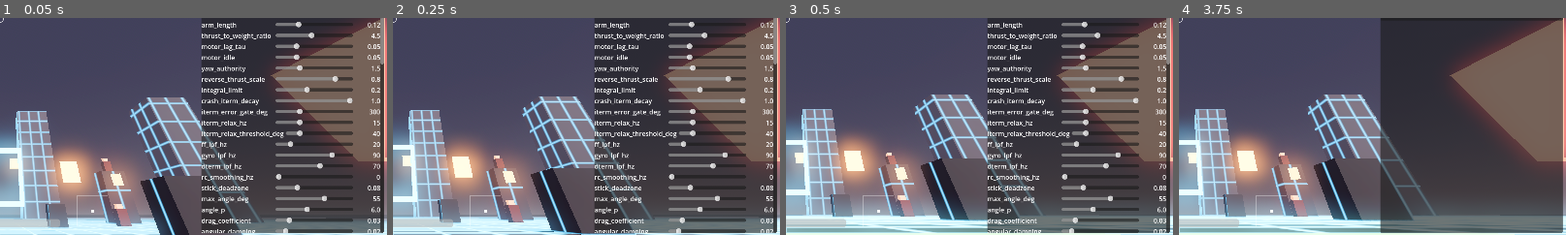
Above: before the commit, frames 1-4 (left to right).
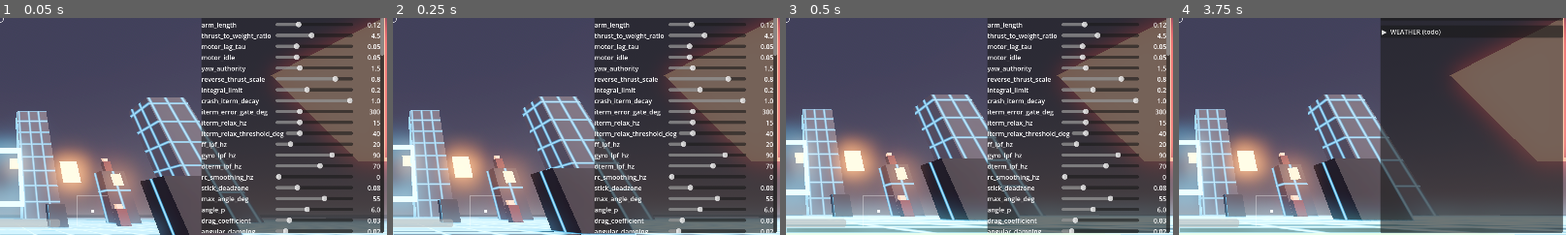
Above: after the commit, the same moments.

Repository: EhudVardi/QuadShot
Game: Godot game, scene res://scenes/main.tscn
Same seed, same stepped clock (60 frames per second), same inputs: the game is played once before the commit and once after it.
Inputs (mouse positions are % of the whole screen's width and height, from its top left):
- Up to frame 1 (0.05 s): no input
- Up to frame 2 (0.25 s): no input
- Up to frame 3 (0.5 s): no input
- Up to frame 4 (3.75 s): click (87, 36) at 0.52 s; type "Alex" at 0.6 s; click "Save" at 1.25 s; click "Load" at 2 s; click "Defaults" at 2.75 s; click "▼ FLIGHT" at 3.5 s
The pictures show only the part of the screen within x 50-100%, y 50-100%; the shares and areas given below are measured in that part.

The runs differ from the first frame. In frame 1, less than 0.1% of the frame differs, in the area x 98-100%, y 16-22%; in frame 2, less than 0.1%; in frame 3, less than 0.1%; in frame 4, 0.8%, in the area x 52-100%, y 3-9%.

Commit message:
Pause mode: slow-mo + autopilot hold + paused binding context; weather stub
BeamNG-style pause (user idea, born from the typing-fires-blaster
caveat): pause_toggle (default P) or the stateful pause_switch slows
Engine.time_scale to pause_time_scale (FlightConfig, default 0.03)
instead of stopping - physics keeps ticking. While paused:

- InputBindings switches to a SECOND mapping context (bindings_paused):
  gameplay actions unbound there by default, so typing preset names or
  rebinding can't fire weapons; players can deliberately bind slow-mo
  controls. System actions (pause/overlay) always apply from the
  flight set so unpausing is never locked out. BINDINGS section gains
  a context dropdown (flight/paused).
- The drone's autopilot holds position: level-and-brake attitude via
  the angle-mode loop (autopilot_tilt_deg_per_ms) plus hover-centered
  collective (autopilot_climb_gain) - the pilot tunes in peace while
  the drone parks itself mid-air.
- HUD shows a SLOW-MO banner; main guards pause toggling while a
  LineEdit has focus (P is a default key binding).

Also: WEATHER overlay section as an explicit TODO stub - WeatherConfig
(wind heading/speed/gust, precipitation, fog, heat) persisted and
tunable but driving nothing yet, placed to entice the P1.6
implementation. Design doc logs both as v1.4.

Diff:
--- a/resources/default_flight_config.tres
+++ b/resources/default_flight_config.tres
@@ -38,4 +38,7 @@
 chase_distance = 3.5
 chase_height = 1.2
 chase_smoothing = 8.0
+pause_time_scale = 0.03
+autopilot_tilt_deg_per_ms = 4.0
+autopilot_climb_gain = 0.08
 arm_throttle_threshold = 0.05
--- /dev/null
+++ b/resources/default_weather_config.tres
@@ -0,0 +1,12 @@
+[gd_resource type="Resource" script_class="WeatherConfig" load_steps=2 format=3]
+
+[ext_resource type="Script" path="res://resources/weather_config.gd" id="1_wthr"]
+
+[resource]
+script = ExtResource("1_wthr")
+wind_heading_deg = 0.0
+wind_speed_ms = 0.0
+wind_gust_ms = 0.0
+precipitation = 0.0
+fog_amount = 0.0
+heat_wave = 0.0
--- a/resources/flight_config.gd
+++ b/resources/flight_config.gd
@@ -119,6 +119,17 @@
 ## Exponential smoothing rate (1/s) for the chase camera follow.
 @export var chase_smoothing: float = 8.0
 
+@export_group("Pause & Autopilot")
+## BeamNG-style pause: time slows to this scale rather than stopping (the
+## physics needs ticks to flow). Driven by the pause_toggle / pause_switch
+## bindings; while paused the "paused" binding context is active.
+@export var pause_time_scale: float = 0.03
+## Pause-mode position hold: tilt (deg) commanded per m/s of horizontal
+## drift — the autopilot brakes and levels the drone while time crawls.
+@export var autopilot_tilt_deg_per_ms: float = 4.0
+## Collective added per m/s of vertical drift (centered on hover throttle).
+@export var autopilot_climb_gain: float = 0.08
+
 @export_group("Arming")
 ## Arming is refused above this throttle fraction (safety, handoff §6.6).
 @export var arm_throttle_threshold: float = 0.05
--- a/resources/input_bindings.gd
+++ b/resources/input_bindings.gd
@@ -15,7 +15,13 @@
 const ACTIONS: Array[StringName] = [
 	&"arm_toggle", &"arm_switch", &"reset_drone", &"flight_mode_toggle",
 	&"camera_toggle", &"fire", &"fire_missile", &"missile_auto_switch",
-	&"overlay_toggle",
+	&"pause_toggle", &"pause_switch", &"overlay_toggle",
+]
+
+## Always bound from the flight (resumed) set, in BOTH contexts — pausing
+## must never lock the player out of unpausing or the overlay.
+const SYSTEM_ACTIONS: Array[StringName] = [
+	&"pause_toggle", &"pause_switch", &"overlay_toggle",
 ]
 
 enum Kind { KEY, JOY_BUTTON, JOY_AXIS }
@@ -23,10 +29,18 @@
 ## action name (String) -> Array of {"kind": int, "code": int, "sign": float}.
 ## sign is the trigger direction for JOY_AXIS bindings, unused otherwise.
 @export var bindings: Dictionary = {}
+## Second mapping set, active during pause (slow-mo). Gameplay actions are
+## unbound here by default, so typing in overlay fields while paused can't
+## fire weapons; the player may deliberately bind slow-mo controls.
+@export var bindings_paused: Dictionary = {}
+
+## Which context apply() writes onto the InputMap (runtime state, not saved).
+var paused_context_active: bool = false
 
 
 func _init() -> void:
 	bindings = factory_defaults()
+	bindings_paused = {}
 
 
 ## Defaults mirror the project.godot gamepad layout and add keyboard
@@ -41,6 +55,8 @@
 		"fire": [make_key(KEY_SPACE), make_axis(JOY_AXIS_TRIGGER_RIGHT, 1.0)],
 		"fire_missile": [make_key(KEY_F), make_axis(JOY_AXIS_TRIGGER_LEFT, 1.0)],
 		"missile_auto_switch": [],
+		"pause_toggle": [make_key(KEY_P)],
+		"pause_switch": [],
 		"overlay_toggle": [make_key(KEY_TAB), make_button(JOY_BUTTON_START)],
 	}
 
@@ -59,6 +75,12 @@
 
 ## Rewrites the live InputMap from the stored bindings. Actions missing from
 ## the project (e.g. arm_switch) are created on the fly.
+## Switches the live InputMap between the flight and paused mapping sets.
+func apply_context(paused: bool) -> void:
+	paused_context_active = paused
+	apply()
+
+
 func apply() -> void:
 	# 2026-07-16 rename: saved configs may still carry the old action name.
 	if bindings.has("missile_auto"):
@@ -70,27 +92,36 @@
 		if not InputMap.has_action(action):
 			InputMap.add_action(action, 0.5)
 		InputMap.action_erase_events(action)
-		for binding: Dictionary in bindings.get(String(action), []):
+		for binding: Dictionary in _set_for(action, paused_context_active).get(String(action), []):
 			InputMap.action_add_event(action, _to_event(binding))
 
 
-func add_binding(action: StringName, binding: Dictionary) -> void:
-	var list: Array = bindings.get(String(action), [])
+## The dict an action reads from in the given context: system actions always
+## use the flight set, everything else uses the context's set.
+func _set_for(action: StringName, paused: bool) -> Dictionary:
+	if paused and not SYSTEM_ACTIONS.has(action):
+		return bindings_paused
+	return bindings
+
+
+func add_binding(action: StringName, binding: Dictionary, paused: bool = false) -> void:
+	var target: Dictionary = _set_for(action, paused)
+	var list: Array = target.get(String(action), [])
 	if not list.has(binding):
 		list.append(binding)
-	bindings[String(action)] = list
+	target[String(action)] = list
 	apply()
 
 
-func clear_action(action: StringName) -> void:
-	bindings[String(action)] = []
+func clear_action(action: StringName, paused: bool = false) -> void:
+	_set_for(action, paused)[String(action)] = []
 	apply()
 
 
 ## Short human-readable summary for the overlay row.
-func describe(action: StringName) -> String:
+func describe(action: StringName, paused: bool = false) -> String:
 	var parts: PackedStringArray = []
-	for binding: Dictionary in bindings.get(String(action), []):
+	for binding: Dictionary in _set_for(action, paused).get(String(action), []):
 		match int(binding.get("kind", Kind.KEY)):
 			Kind.JOY_BUTTON:
 				parts.append("btn%d" % int(binding.get("code", 0)))
--- /dev/null
+++ b/resources/weather_config.gd
@@ -0,0 +1,36 @@
+class_name WeatherConfig
+extends TunableConfig
+
+## ⚠ TODO STUB — none of these fields are wired into the simulation yet.
+## This group exists to shape the work (GAMEPLAY-DESIGN.md P1.6: weather as
+## per-sector battlefield modifier packs). Planned order: dynamic wind first
+## (honest external forces on the airframe — never bending the flight model),
+## then precipitation/fog/heat as visibility, sensor and thermal modifiers.
+
+@export_group("Wind (TODO)")
+## Compass heading the wind blows FROM, degrees.
+@export var wind_heading_deg: float = 0.0
+## Steady wind speed, m/s.
+@export var wind_speed_ms: float = 0.0
+## Gust amplitude on top of the steady wind, m/s.
+@export var wind_gust_ms: float = 0.0
+
+@export_group("Conditions (TODO)")
+## 0 = dry … 1 = downpour (visibility, lens, sensor penalties).
+@export var precipitation: float = 0.0
+## 0 = clear … 1 = soup (visual + missile-lock range compression).
+@export var fog_amount: float = 0.0
+## 0 = mild … 1 = heat wave (motor thermal pressure at sustained throttle).
+@export var heat_wave: float = 0.0
+
+
+const SAVE_PATH: String = "user://weather_config.tres"
+const DEFAULTS_PATH: String = "res://resources/default_weather_config.tres"
+
+
+func save_path() -> String:
+	return SAVE_PATH
+
+
+func defaults_path() -> String:
+	return DEFAULTS_PATH
--- a/scenes/dev_map.tscn
+++ b/scenes/dev_map.tscn
@@ -17,10 +17,12 @@
 [ext_resource type="PackedScene" path="res://scenes/ui/draft_screen.tscn" id="16_draft"]
 [ext_resource type="Resource" path="res://resources/default_look_config.tres" id="17_lookcfg"]
 [ext_resource type="Resource" path="res://resources/default_input_bindings.tres" id="18_bind"]
+[ext_resource type="Resource" path="res://resources/default_weather_config.tres" id="19_wthr"]
 
 [node name="Main" type="Node3D"]
 script = ExtResource("4_main")
 combat_config = ExtResource("7_ccfg")
+input_bindings = ExtResource("18_bind")
 
 [node name="DevRoom" parent="." instance=ExtResource("1_devroom")]
 
@@ -52,6 +54,7 @@
 audio_config = ExtResource("14_acfg")
 look_config = ExtResource("17_lookcfg")
 input_bindings = ExtResource("18_bind")
+weather_config = ExtResource("19_wthr")
 
 [node name="Hud" parent="." instance=ExtResource("9_hud")]
 
--- a/scenes/main.tscn
+++ b/scenes/main.tscn
@@ -17,10 +17,12 @@
 [ext_resource type="PackedScene" path="res://scenes/ui/draft_screen.tscn" id="16_draft"]
 [ext_resource type="Resource" path="res://resources/default_look_config.tres" id="17_lookcfg"]
 [ext_resource type="Resource" path="res://resources/default_input_bindings.tres" id="18_bind"]
+[ext_resource type="Resource" path="res://resources/default_weather_config.tres" id="19_wthr"]
 
 [node name="Main" type="Node3D"]
 script = ExtResource("4_main")
 combat_config = ExtResource("7_ccfg")
+input_bindings = ExtResource("18_bind")
 
 [node name="Greybox" parent="." instance=ExtResource("1_greybox")]
 
@@ -52,6 +54,7 @@
 audio_config = ExtResource("14_acfg")
 look_config = ExtResource("17_lookcfg")
 input_bindings = ExtResource("18_bind")
+weather_config = ExtResource("19_wthr")
 
 [node name="Hud" parent="." instance=ExtResource("9_hud")]
 
--- a/scripts/drone/flight_controller.gd
+++ b/scripts/drone/flight_controller.gd
@@ -31,6 +31,10 @@
 ## Test hook (scripts/tests/step_response.gd): replaces stick target rates.
 var rate_override_enabled: bool = false
 var rate_override: Vector3 = Vector3.ZERO
+## Pause-mode position hold (set by main while slow-mo pause is active):
+## overrides sticks with a level-and-brake controller so the drone parks
+## itself while the pilot tunes/binds in peace.
+var autopilot: bool = false
 
 ## For the overlay's target-vs-actual readout; zeroed while disarmed.
 var telemetry_target_rates: Vector3 = Vector3.ZERO
@@ -60,6 +64,10 @@
 func _physics_process(delta: float) -> void:
 	_input.poll(config, hover_throttle(), delta)
 	collective = throttle_override if throttle_override >= 0.0 else _input.throttle
+	if autopilot and armed:
+		# Hold altitude around hover throttle; _autopilot_rates() holds level.
+		collective = clampf(hover_throttle()
+				+ config.autopilot_climb_gain * -linear_velocity.y, -1.0, 1.0)
 	_handle_buttons()
 	if armed:
 		_run_rate_control(delta)
@@ -194,6 +202,8 @@
 func _target_rates() -> Vector3:
 	if rate_override_enabled:
 		return rate_override
+	if autopilot:
+		return _autopilot_rates()
 	if flight_mode == FlightMode.ACRO:
 		return _input.rate_command
 	# Angle mode (handoff §6.4): stick deflection → target attitude, and an
@@ -216,6 +226,32 @@
 		_input.rate_command.z)
 
 
+## Pause-mode position hold: tilt against horizontal drift (braking), level
+## out otherwise, yaw frozen; the collective override in _physics_process
+## handles the vertical axis. Reuses the angle-mode attitude loop with
+## computed target angles instead of stick input.
+func _autopilot_rates() -> Vector3:
+	var max_angle: float = deg_to_rad(config.max_angle_deg)
+	var forward: Vector3 = -global_basis.z
+	var right: Vector3 = global_basis.x
+	var forward_flat: Vector3 = Vector3(forward.x, 0.0, forward.z).normalized()
+	var right_flat: Vector3 = Vector3(right.x, 0.0, right.z).normalized()
+	var horizontal: Vector3 = Vector3(linear_velocity.x, 0.0, linear_velocity.z)
+	var tilt: float = deg_to_rad(config.autopilot_tilt_deg_per_ms)
+	var target_pitch: float = clampf(horizontal.dot(forward_flat) * tilt,
+			-max_angle * 0.6, max_angle * 0.6)
+	var target_roll: float = clampf(-horizontal.dot(right_flat) * tilt,
+			-max_angle * 0.6, max_angle * 0.6)
+	var current_pitch: float = asin(clampf(forward.y, -1.0, 1.0))
+	var current_roll: float = asin(clampf(-right.y, -1.0, 1.0))
+	var max_roll: float = deg_to_rad(config.max_rate_deg.x)
+	var max_pitch: float = deg_to_rad(config.max_rate_deg.y)
+	return Vector3(
+			clampf(config.angle_p * (target_roll - current_roll), -max_roll, max_roll),
+			clampf(config.angle_p * (target_pitch - current_pitch), -max_pitch, max_pitch),
+			0.0)
+
+
 ## Body angular velocity mapped to pilot axes. Godot body space: +X right,
 ## +Y up, +Z back (front is -Z); angular_velocity is world-space, and the
 ## basis transpose (= inverse, orthonormal) brings it into body space.
--- a/scripts/main.gd
+++ b/scripts/main.gd
@@ -6,6 +6,9 @@
 ## through their "destroyed" signals; waves flow through the WaveDirector.
 
 @export var combat_config: CombatConfig
+## Shared bindings resource (same instance the overlay edits) — main flips
+## its context when pause engages.
+@export var input_bindings: InputBindings
 
 ## Sample times (s) along the blaster's ballistic path for the HUD gun
 ## funnel — near rings aid close dogfights, far ones show the drop.
@@ -28,6 +31,8 @@
 var _profile: PlayerProfile
 var _combo: float = 1.0
 var _last_kill_time: float = -1000.0
+var _paused_mode: bool = false
+var _pause_switch_was: bool = false
 
 
 func _ready() -> void:
@@ -57,6 +62,7 @@
 			and _drone_health.alive:
 		_drone_health.heal(RunMods.current.regen_rate * delta)
 		_hud.set_health(_drone_health.current, _drone_health.max_health)
+	_handle_pause()
 	if Input.is_action_just_pressed(&"camera_toggle"):
 		if _fpv_camera.current:
 			_chase_camera.make_current()
@@ -70,6 +76,33 @@
 	_update_gun_funnel()
 	var sticks: Array[Vector2] = _drone.stick_positions()
 	_hud.update_sticks(sticks[0], sticks[1])
+
+
+## BeamNG-style pause: time crawls (pause_time_scale) instead of stopping,
+## the paused binding context activates (gameplay keys go quiet for safe
+## typing), and the autopilot parks the drone.
+func _handle_pause() -> void:
+	# Typing in an overlay field must not toggle pause (P is a default key).
+	if get_viewport().gui_get_focus_owner() is LineEdit:
+		return
+	if Input.is_action_just_pressed(&"pause_toggle"):
+		_set_paused(not _paused_mode)
+	if InputMap.has_action(&"pause_switch") \
+			and not InputMap.action_get_events(&"pause_switch").is_empty():
+		var switch_on: bool = Input.is_action_pressed(&"pause_switch")
+		if switch_on != _pause_switch_was:
+			_pause_switch_was = switch_on
+			_set_paused(switch_on)
+
+
+func _set_paused(paused: bool) -> void:
+	_paused_mode = paused
+	Engine.time_scale = _drone.config.pause_time_scale if paused else 1.0
+	_drone.autopilot = paused
+	if input_bindings != null:
+		input_bindings.apply_context(paused)
+	_hud.show_pause(paused)
+	print("[pause] %s" % ("slow-mo engaged, autopilot holding" if paused else "resumed"))
 
 
 func _update_gun_funnel() -> void:
--- a/scripts/ui/debug_overlay.gd
+++ b/scripts/ui/debug_overlay.gd
@@ -18,6 +18,8 @@
 ## Action bindings (keys / joypad buttons / axis-switches). Applied onto the
 ## InputMap at ready and after every change/load/defaults.
 @export var input_bindings: InputBindings
+## TODO stub (GAMEPLAY-DESIGN P1.6): weather tunables, not yet simulated.
+@export var weather_config: WeatherConfig
 
 @onready var _telemetry: Label = $Panel/VBox/TelemetryText
 @onready var _motors_box: VBoxContainer = $Panel/VBox/Motors
@@ -32,6 +34,8 @@
 var _section: VBoxContainer
 ## Non-empty while the BINDINGS section is listening for the next input.
 var _capture_action: StringName = &""
+## Which binding context the BINDINGS rows are editing (flight vs paused).
+var _bindings_edit_paused: bool = false
 ## device -> axis values at capture start (rest positions for switch capture).
 var _capture_rest: Dictionary = {}
 
@@ -67,6 +71,9 @@
 	["chase_height", 0.0, 5.0, 0.1],
 	["chase_smoothing", 1.0, 20.0, 0.5],
 	["arm_throttle_threshold", 0.0, 0.2, 0.01],
+	["pause_time_scale", 0.01, 1.0, 0.01],
+	["autopilot_tilt_deg_per_ms", 0.0, 20.0, 0.5],
+	["autopilot_climb_gain", 0.0, 0.5, 0.01],
 ]
 
 # Vector3 (per-axis) FlightConfig fields: property, slider min/max/step.
@@ -138,6 +145,16 @@
 	["wind_volume", 0.0, 1.0, 0.01],
 ]
 
+## TODO stub rows — fields exist and persist but drive nothing yet (P1.6).
+const _WEATHER_FLOAT_ROWS: Array[Array] = [
+	["wind_heading_deg", -180.0, 180.0, 5.0],
+	["wind_speed_ms", 0.0, 30.0, 0.5],
+	["wind_gust_ms", 0.0, 20.0, 0.5],
+	["precipitation", 0.0, 1.0, 0.05],
+	["fog_amount", 0.0, 1.0, 0.05],
+	["heat_wave", 0.0, 1.0, 0.05],
+]
+
 const _LOOK_FLOAT_ROWS: Array[Array] = [
 	["exposure", 0.2, 3.0, 0.05],
 	["glow_intensity", 0.0, 2.0, 0.05],
@@ -189,6 +206,13 @@
 		_add_section_header("LOOK")
 		_add_preset_bar("look", look_config)
 		_add_config_rows(look_config, _LOOK_FLOAT_ROWS, [])
+	if weather_config != null:
+		_configs.append(weather_config)
+		if weather_config.load_from_user():
+			print("[config] loaded %s" % weather_config.save_path())
+		_add_section_header("WEATHER (todo)")
+		_add_preset_bar("weather", weather_config)
+		_add_config_rows(weather_config, _WEATHER_FLOAT_ROWS, [])
 	$Panel/VBox/Buttons/SaveButton.pressed.connect(_on_save)
 	$Panel/VBox/Buttons/LoadButton.pressed.connect(_on_load)
 	$Panel/VBox/Buttons/DefaultsButton.pressed.connect(_on_defaults)
@@ -400,6 +424,22 @@
 func _build_bindings_section() -> void:
 	# Re-apply bindings whenever configs are reloaded/reset from the buttons.
 	_refreshers.append(func() -> void: input_bindings.apply())
+	# Context selector: flight = normal play; paused = the slow-mo mapping set
+	# (gameplay actions unbound there by default; system actions always live).
+	var context_row := HBoxContainer.new()
+	var context_label := Label.new()
+	context_label.text = "context"
+	context_label.custom_minimum_size.x = 180.0
+	var context_option := OptionButton.new()
+	context_option.focus_mode = Control.FOCUS_NONE
+	context_option.add_item("flight")
+	context_option.add_item("paused")
+	context_option.item_selected.connect(func(index: int) -> void:
+		_bindings_edit_paused = index == 1
+		_refresh_all())
+	context_row.add_child(context_label)
+	context_row.add_child(context_option)
+	_section.add_child(context_row)
 	for action: StringName in InputBindings.ACTIONS:
 		var row := HBoxContainer.new()
 		var name_label := Label.new()
@@ -414,12 +454,12 @@
 		clear_button.text = "x"
 		clear_button.focus_mode = Control.FOCUS_NONE
 		var refresh := func() -> void:
-			value_label.text = input_bindings.describe(action)
+			value_label.text = input_bindings.describe(action, _bindings_edit_paused)
 		bind_button.pressed.connect(func() -> void:
 			_start_capture(action)
 			value_label.text = "press key / flip switch… (Esc)")
 		clear_button.pressed.connect(func() -> void:
-			input_bindings.clear_action(action)
+			input_bindings.clear_action(action, _bindings_edit_paused)
 			refresh.call())
 		_refreshers.append(refresh)
 		refresh.call()
@@ -467,7 +507,7 @@
 		if absf(event.axis_value - rest) > 0.75:
 			binding = InputBindings.make_axis(event.axis, signf(event.axis_value))
 	if not binding.is_empty():
-		input_bindings.add_binding(_capture_action, binding)
+		input_bindings.add_binding(_capture_action, binding, _bindings_edit_paused)
 		_capture_action = &""
 		_refresh_all()
 	get_viewport().set_input_as_handled()
--- a/scripts/ui/hud.gd
+++ b/scripts/ui/hud.gd
@@ -27,6 +27,7 @@
 var _gate_marker: GateMarker
 var _gun_funnel: GunFunnel
 var _stick_display: StickDisplay
+var _pause_label: Label
 
 
 ## Missile-lock diamond, drawn at the target's screen position: yellow and
@@ -154,6 +155,15 @@
 	_stick_display.set_anchors_preset(Control.PRESET_FULL_RECT)
 	_stick_display.mouse_filter = Control.MOUSE_FILTER_IGNORE
 	add_child(_stick_display)
+	_pause_label = Label.new()
+	_pause_label.text = "|| SLOW-MO — autopilot holding"
+	_pause_label.add_theme_color_override(&"font_color", Color(0.4, 0.85, 1.0))
+	_pause_label.add_theme_font_size_override(&"font_size", 20)
+	_pause_label.set_anchors_preset(Control.PRESET_CENTER_TOP)
+	_pause_label.position.y = 48.0
+	_pause_label.mouse_filter = Control.MOUSE_FILTER_IGNORE
+	_pause_label.visible = false
+	add_child(_pause_label)
 	for side: StringName in [&"front", &"back", &"left", &"right"]:
 		var edge := ColorRect.new()
 		edge.color = Color(1, 0, 0, 0)
@@ -252,6 +262,10 @@
 	_gate_marker.queue_redraw()
 
 
+func show_pause(paused: bool) -> void:
+	_pause_label.visible = paused
+
+
 func show_death(dead: bool) -> void:
 	_death_label.visible = dead
 
Not shown, added: resources/weather_config.gd.uid
Not shown: 1 places in scenes/dev_map.tscn that only renumber resources
Not shown: 1 places in scenes/main.tscn that only renumber resources
Not shown, changed: CLAUDE.md
Not shown, changed: GAMEPLAY-DESIGN.md
